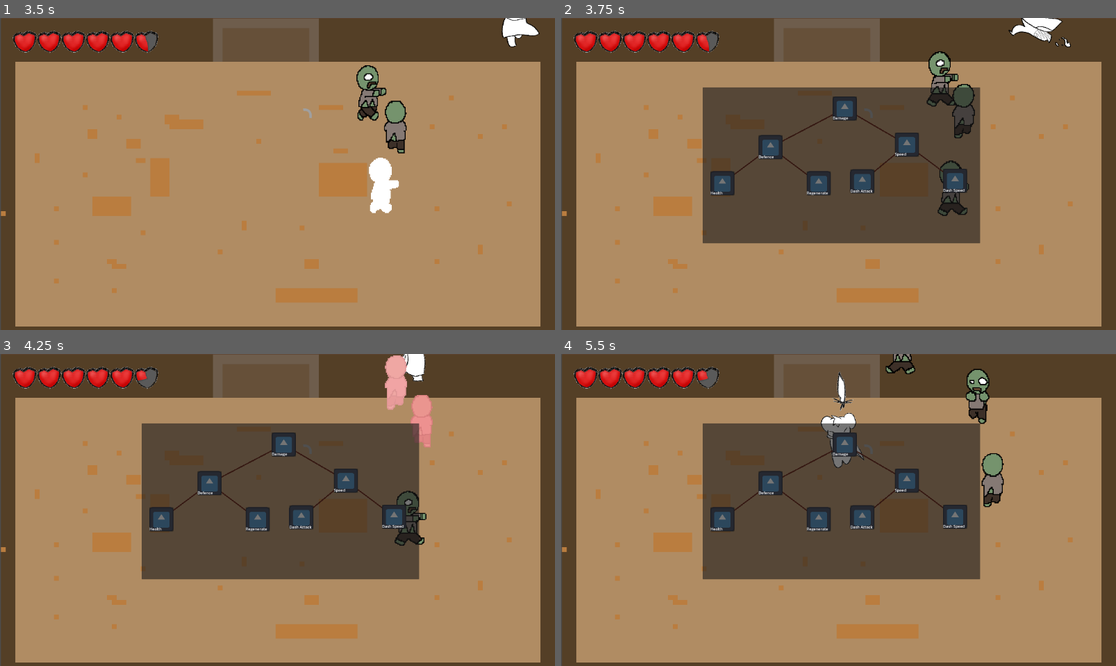
Above: before the commit, frames 1-4 (two rows, left to right).
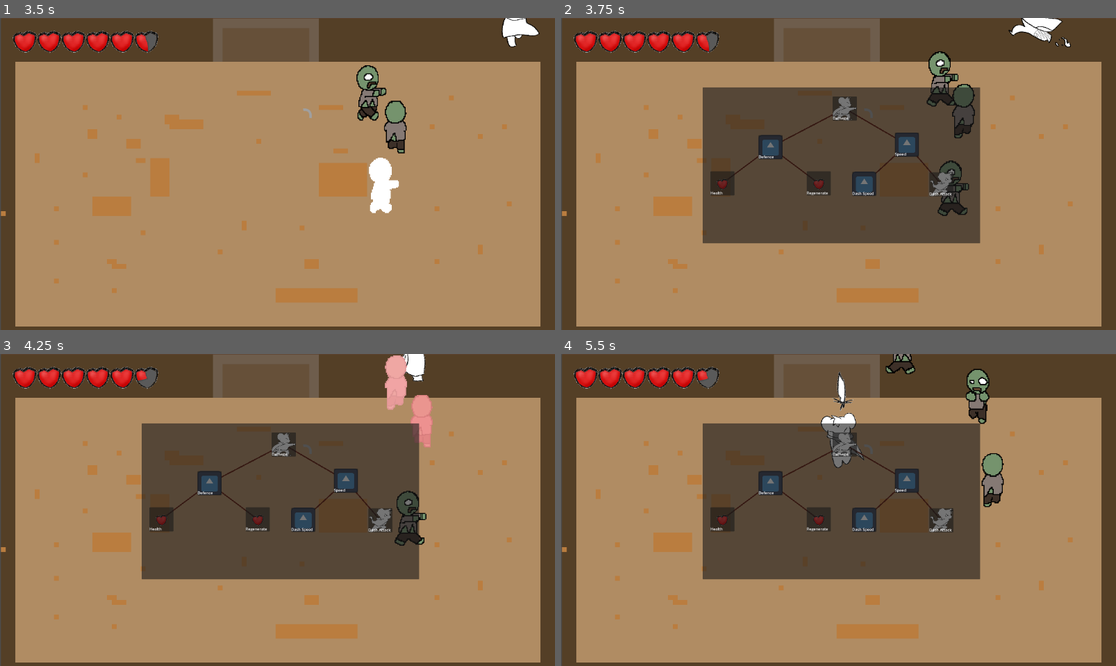
Above: after the commit, the same moments.

Repository: bcorrigall/ratknight
Game: Godot game, scene res://main.tscn
The game is run twice, just before and just after one commit, with the same random seed, the same clock (stepped at 60 frames per second) and the same inputs. The engine's default icon, where the game draws it, is replaced by a stand-in: a white triangle on a blue panel in a dark square.
Inputs (mouse positions are in pixels of both pictures, inside the frame that each line leads up to):
- Up to frame 1 (3.5 s): move the mouse to (399, 158) at 0.52 s; hold Right (move_right) 0.53-1.28 s; hold J (attack_light) 0.53-1.28 s; move the mouse to (166, 189) at 1.27 s; hold S (move_down) 1.28-2.03 s; tap K (attack_spin) at 1.35 s; move the mouse to (333, 105) at 2.02 s; hold Right (move_right) 2.03-2.78 s; hold Shift (dash) 2.03-2.78 s; move the mouse to (249, 236) at 2.77 s; hold Up (move_up) from 2.78 s (still down); click (249, 236) at 2.85 s
- Up to frame 2 (3.75 s): move the mouse to (1005, 220) at 3.52 s; release Up (move_up) at 3.53 s; hold A (move_left) from 3.53 s (still down); hold L (level) from 3.53 s (still down)
- Up to frame 3 (4.25 s): keep holding A (move_left); keep holding L (level)
- Up to frame 4 (5.5 s): move the mouse to (672, 463) at 4.27 s; release L (level) at 4.28 s; tap J (attack_light) at 4.35 s; move the mouse to (866, 510) at 5.02 s; release A (move_left) at 5.03 s; hold S (move_down) from 5.03 s (still down); hold K (attack_spin) from 5.03 s (still down)

Frame 1 is identical in both runs. In frame 2, 1.3% of the frame differs, in the area x 27-74%, y 25-58%; in frame 3, 1.3%; in frame 4, 1.4%.

Commit message:
sword invisible bug

Diff:
--- a/enemy.gd
+++ b/enemy.gd
@@ -88,9 +88,9 @@
 
 
 func _on_hurt_box_area_entered(area):
-	if(area.name.match("Sword") or area.name.match("AttackArea")):
+	if((area.name.match("Sword") and area.visible) or area.name.match("AttackArea")):
 		get_damage()
-	elif !area.name.match("AttackArea") :
+	else:
 		return
 
 
--- a/skill_tree.tscn
+++ b/skill_tree.tscn
@@ -1,7 +1,10 @@
-[gd_scene load_steps=3 format=3 uid="uid://b2cs314jvy2yy"]
+[gd_scene load_steps=6 format=3 uid="uid://b2cs314jvy2yy"]
 
 [ext_resource type="Script" path="res://skill_tree.gd" id="1_5vrhb"]
 [ext_resource type="PackedScene" uid="uid://bqbswfmau18k" path="res://skill.tscn" id="1_6550d"]
+[ext_resource type="Texture2D" uid="uid://cepayxeh2frtq" path="res://assets/theRat/Attack_side/4.png" id="3_0mmol"]
+[ext_resource type="Texture2D" uid="uid://iumpcg2um3l4" path="res://assets/hearts/heart_4_4.png" id="4_fen5n"]
+[ext_resource type="Texture2D" uid="uid://c2qalgdxo80qu" path="res://assets/theRat/Dash_side/5.png" id="5_43j6v"]
 
 [node name="SkillTree" type="Control"]
 layout_mode = 3
@@ -33,6 +36,7 @@
 offset_right = 64.0
 offset_bottom = 138.0
 grow_horizontal = 2
+texture_normal = ExtResource("3_0mmol")
 skill_name = "Damage"
 
 [node name="Skill" parent="Panel/Skill" instance=ExtResource("1_6550d")]
@@ -60,6 +64,7 @@
 offset_bottom = 250.0
 grow_horizontal = 2
 disabled = true
+texture_normal = ExtResource("4_fen5n")
 skill_name = "Health"
 
 [node name="Skill2" parent="Panel/Skill/Skill" instance=ExtResource("1_6550d")]
@@ -73,6 +78,7 @@
 offset_bottom = 250.0
 grow_horizontal = 2
 disabled = true
+texture_normal = ExtResource("4_fen5n")
 skill_name = "Regenerate"
 skill_cost = 5
 
@@ -95,10 +101,10 @@
 anchors_preset = 5
 anchor_left = 0.5
 anchor_right = 0.5
-offset_left = 150.0
-offset_top = 150.0
-offset_right = 250.0
-offset_bottom = 250.0
+offset_left = -227.0
+offset_top = 163.0
+offset_right = -127.0
+offset_bottom = 263.0
 grow_horizontal = 2
 disabled = true
 skill_name = "Dash Speed"
@@ -109,11 +115,12 @@
 anchors_preset = 5
 anchor_left = 0.5
 anchor_right = 0.5
-offset_left = -235.0
-offset_top = 153.0
-offset_right = -135.0
-offset_bottom = 253.0
+offset_left = 93.0
+offset_top = 165.0
+offset_right = 193.0
+offset_bottom = 265.0
 grow_horizontal = 2
 disabled = true
+texture_normal = ExtResource("5_43j6v")
 skill_name = "Dash Attack"
 skill_cost = 6
